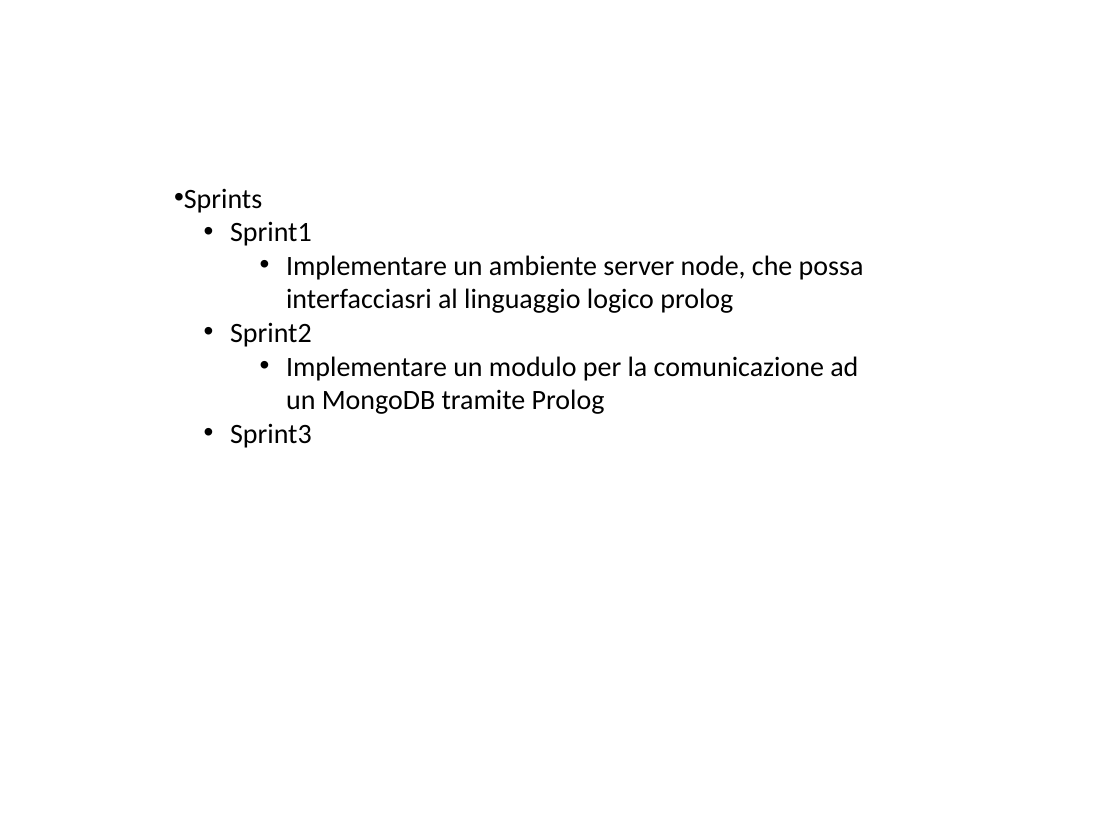
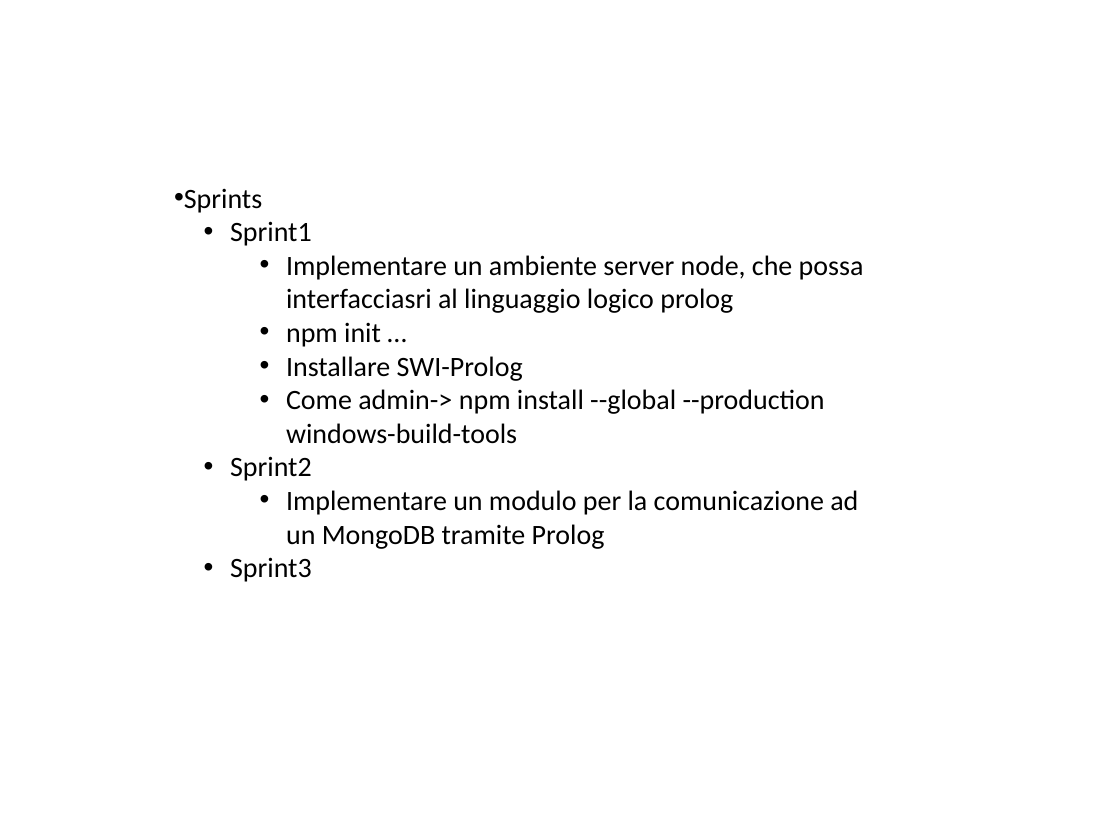
Before and after one commit to FerrariAndrea/Node-Prolog-SurveyEngine, a slide deck: slide 1 of Relazione.pptx. Drawn at 1120x840 pixels with LibreOffice and Linux fonts; fonts in the diff are those of the drawing. Boxes give left, top, right and bottom in pixels: in the first picture for what was removed or moved away, otherwise in the second. Text is boxed around its words. In the diff, an @@ line names an element or a change of style, - is before the commit and + after.

```diff
--- a/Relazione.pptx
+++ b/Relazione.pptx
@@ text at (286, 322, 825, 444): paragraphs added @@
+    • npm init …
+    • Installare SWI-Prolog
+    • Come admin-> npm install --global --production windows-build-tools
```
Also in this commit, not shown: 10 other files.
